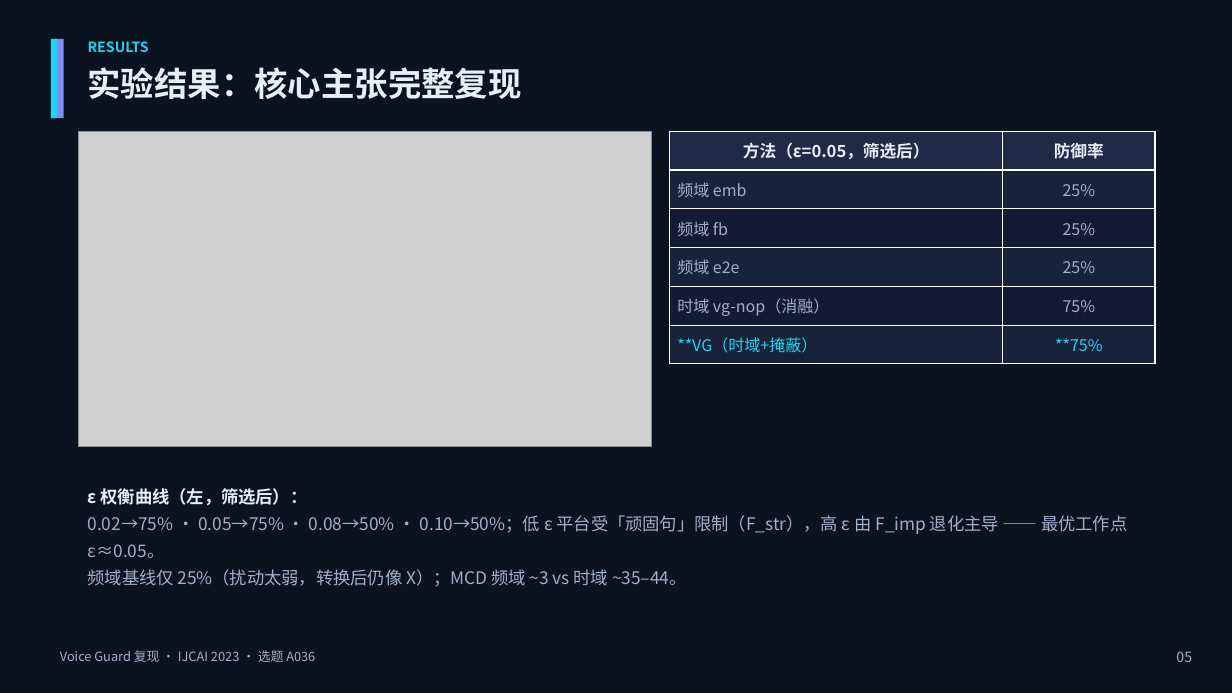
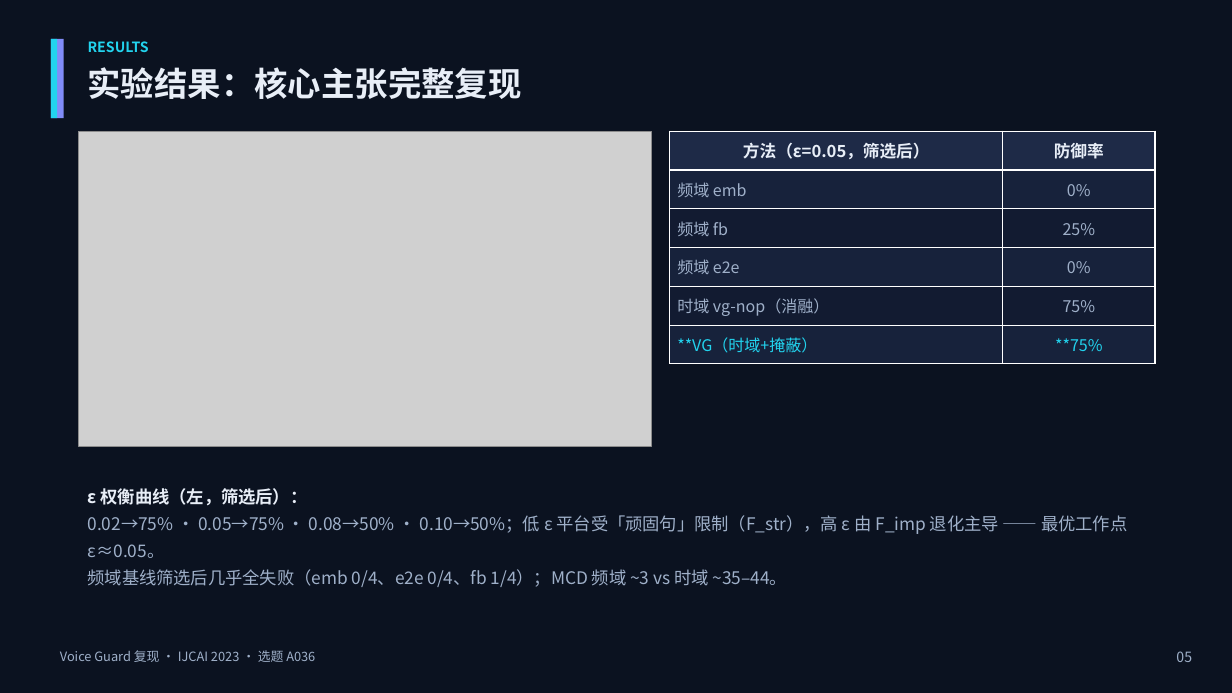
Before and after one commit to Abyss-sword/Voice-Guard, a slide deck: slide 5 of docs/验收PPT_v2.pptx. Drawn at 1232x693 pixels with LibreOffice and Linux fonts; fonts in the diff are those of the drawing; grey boxes stand for pictures. Boxes give left, top, right and bottom in pixels: in the first picture for what was removed or moved away, otherwise in the second. Text is boxed around its words. In the diff, an @@ line names an element or a change of style, - is before the commit and + after.

Commit message:
修正方法对比口径（复现审计核对）：筛选后 emb 0/4、fb 1/4、e2e 0/4、vg-nop 3/4、VG 3/4；同步报告/README/PPT

```diff
--- a/docs/验收PPT_v2.pptx
+++ b/docs/验收PPT_v2.pptx
@@ table at <box>670,131,1155,364</box> @@
-row 2, column 2: 25%
+row 2, column 2: 0%
-row 4, column 2: 25%
+row 4, column 2: 0%
@@ text at <box>88,569,787,587</box>: text changed @@
-频域基线仅 25%（扰动太弱，转换后仍像 X）；MCD 频域 ~3 vs 时域 ~35–44。
+频域基线筛选后几乎全失败（emb 0/4、e2e 0/4、fb 1/4）；MCD 频域 ~3 vs 时域 ~35–44。
```
Also in this commit, not shown: 3 other files.
